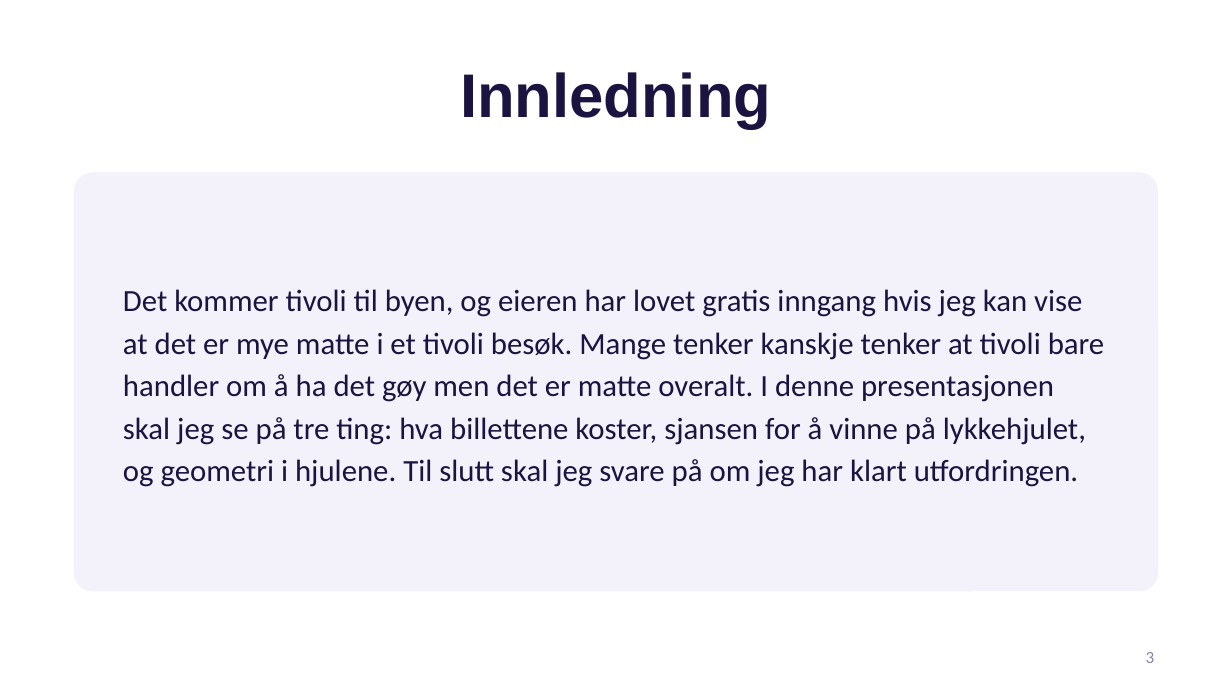
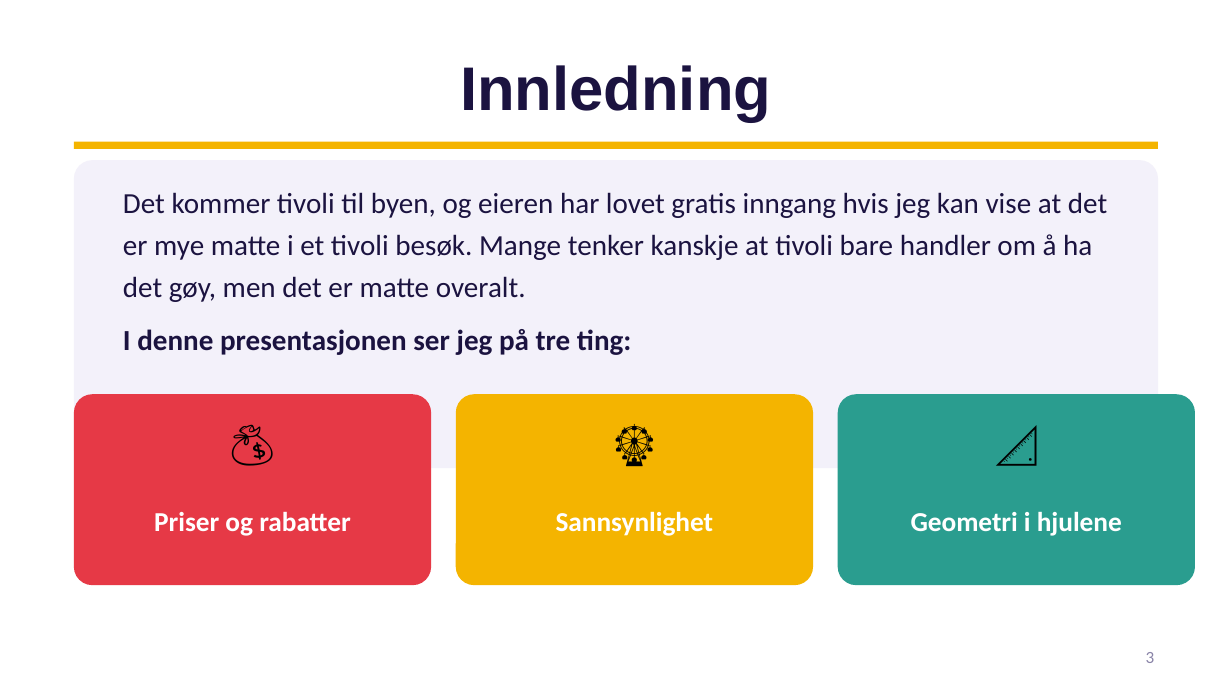
Before and after one commit to Cheatbaron/wizoxclientcloutai, a slide deck: slide 3 of Matematikk.pptx. Drawn at 1232x693 pixels with LibreOffice and Linux fonts; fonts in the diff are those of the drawing. Boxes give left, top, right and bottom in pixels: in the first picture for what was removed or moved away, otherwise in the second. Text is boxed around its words. In the diff, an @@ line names an element or a change of style, - is before the commit and + after.

```diff
--- a/Matematikk.pptx
+++ b/Matematikk.pptx
@@ title "Innledning": place and size @@
-title "Innledning" at [460, 72, 771, 128]
+title "Innledning" at [460, 65, 771, 122]
@@ rectangle added at [74, 142, 1158, 149], fill #F4B400 @@
@@ rounded rectangle: place and size @@
-rounded rectangle at [74, 172, 1158, 591]
+rounded rectangle at [74, 160, 1158, 468]
@@ rounded rectangle at [74, 160, 1158, 468]: proportions changed @@
@@ text at [123, 192, 1107, 302]: text changed; size 18 to 17 pt @@
-Det kommer tivoli til byen, og eieren har lovet gratis inngang hvis jeg kan vise at det er mye matte i et tivoli besøk. Mange tenker kanskje tenker at tivoli bare handler om å ha det gøy men det er matte overalt. I denne presentasjonen skal jeg se på tre ting: hva billettene koster, sjansen for å vinne på lykkehjulet, og geometri i hjulene. Til slutt skal jeg svare på om jeg har klart utfordringen.
+Det kommer tivoli til byen, og eieren har lovet gratis inngang hvis jeg kan vise at det er mye matte i et tivoli besøk. Mange tenker kanskje at tivoli bare handler om å ha det gøy, men det er matte overalt.
@@ text added at [123, 329, 631, 355], 17 pt, text #1B1340, bold @@
+I denne presentasjonen ser jeg på tre ting:
@@ rounded rectangle added at [74, 394, 431, 585], fill #E63946 @@
@@ text added at [74, 400, 431, 480], 26 pt, text #000000 @@
+💰
@@ rounded rectangle added at [456, 394, 813, 585], fill #F4B400 @@
@@ text added at [456, 400, 813, 480], 26 pt, text #000000 @@
+🎡
@@ rounded rectangle added at [838, 394, 1195, 585], fill #2A9D8F @@
@@ text added at [838, 400, 1195, 480], 26 pt, text #000000 @@
+📐
@@ text added at [154, 512, 350, 536], 16 pt, text #FFFFFF, bold @@
+Priser og rabatter
@@ text added at [556, 511, 714, 536], 16 pt, text #FFFFFF, bold @@
+Sannsynlighet
@@ text added at [911, 512, 1122, 536], 16 pt, text #FFFFFF, bold @@
+Geometri i hjulene
```
Also in this commit, not shown: 4 other slides changed, 5 slides added, 2 slides removed.
